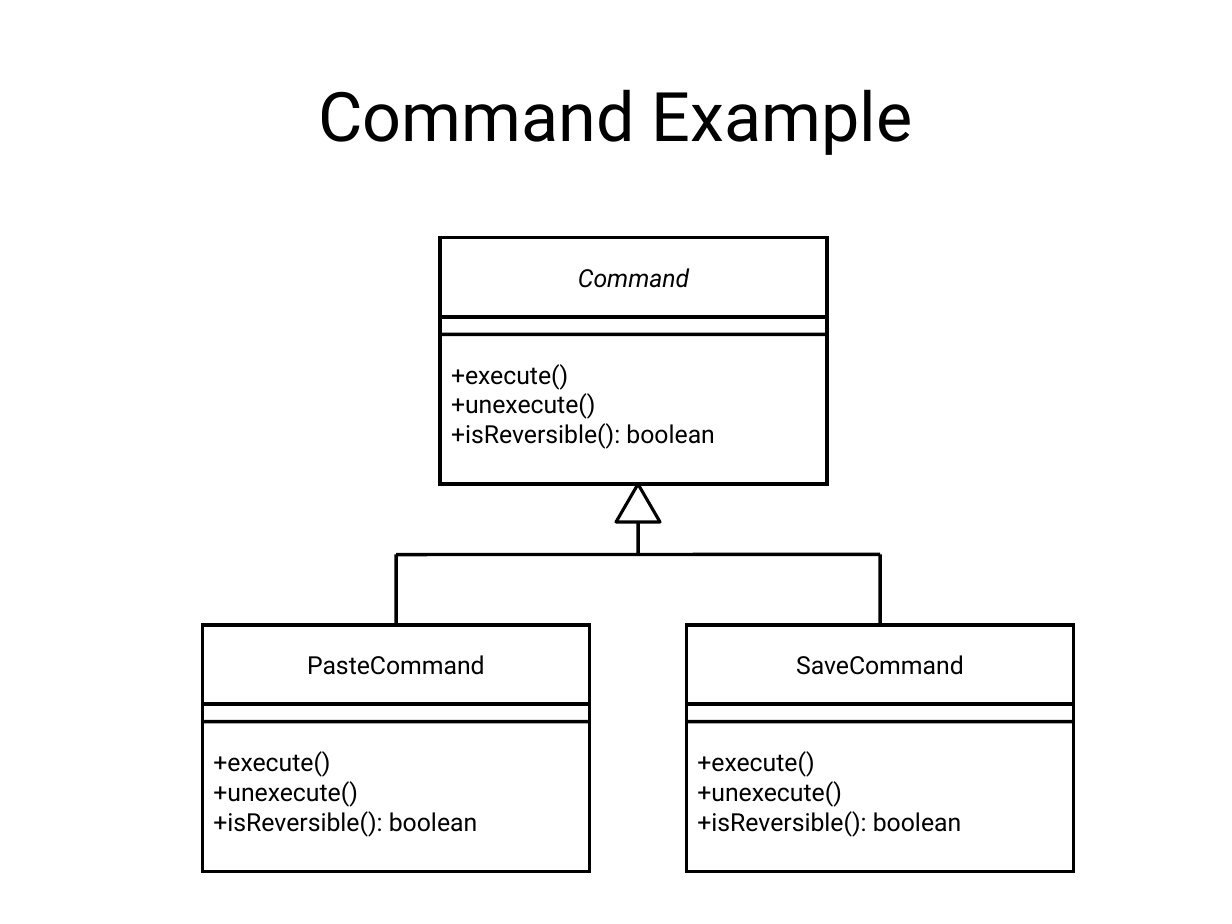
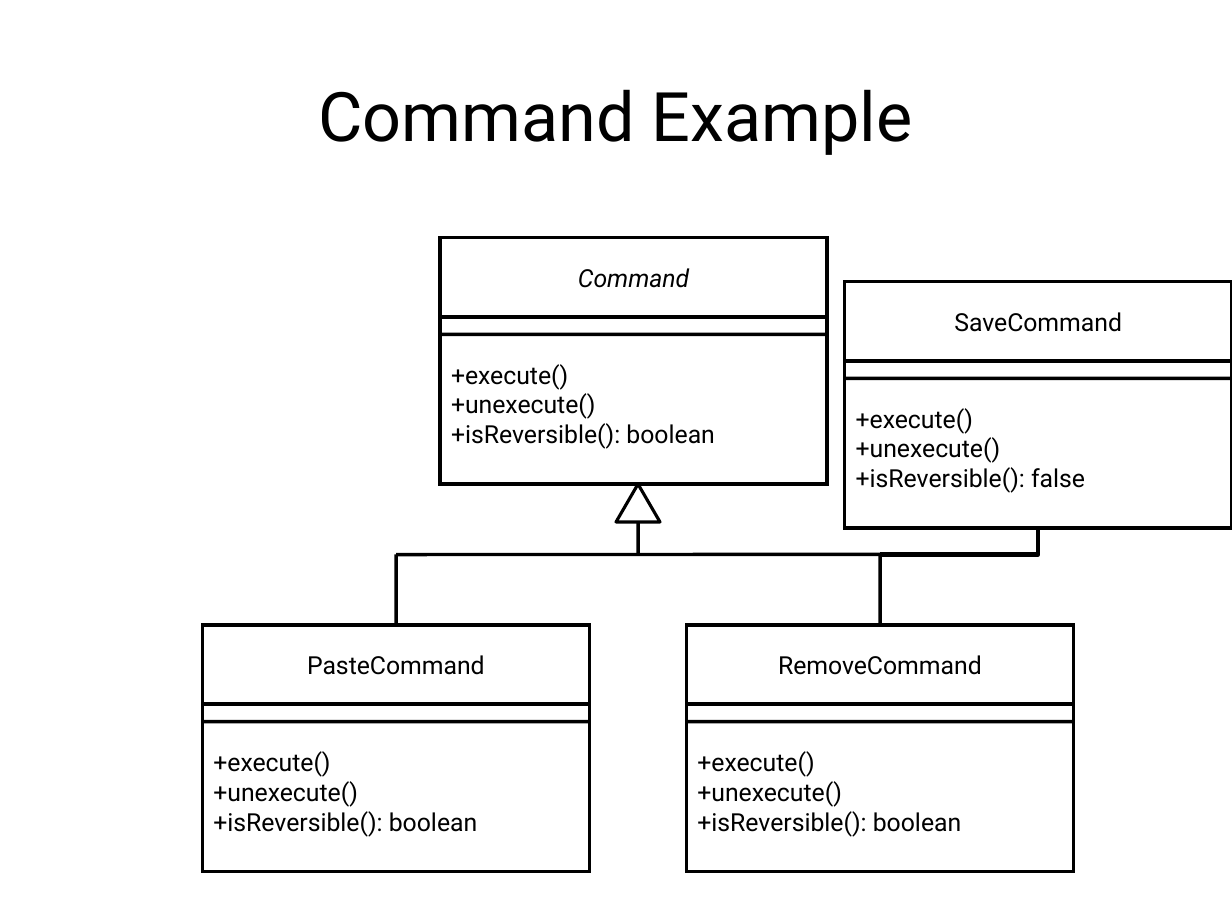
Before and after one commit to abramhindle/ruby-design-patterns, a slide deck: slide 18 of ruby-design-patterns-partI.odp. Drawn at 1232x924 pixels with LibreOffice and Linux fonts; fonts in the diff are those of the drawing. Boxes give left, top, right and bottom in pixels: in the first picture for what was removed or moved away, otherwise in the second. Text is boxed around its words. In the diff, an @@ line names an element or a change of style, - is before the commit and + after.

```diff
--- a/ruby-design-patterns-partI.odp
+++ b/ruby-design-patterns-partI.odp
@@ rectangle added at [845,282,1232,361], outline #000000 2.24 pt, 16 pt, text #000000 @@
+SaveCommand
@@ rectangle added at [845,361,1232,529], outline #000000 2.24 pt, 16 pt, text #000000 @@
++execute()
++unexecute()
++isReversible(): false
@@ line added from (1232, 379) to (845, 379), #000000 2.24 pt @@
@@ elbow line added from (880, 555) to (1039, 528), #000000 2.83 pt @@
@@ text in rectangle at [778,655,982,675]: text changed @@
-SaveCommand
+RemoveCommand
```
Also in this commit, not shown: 5 slides added, 1 other file.
